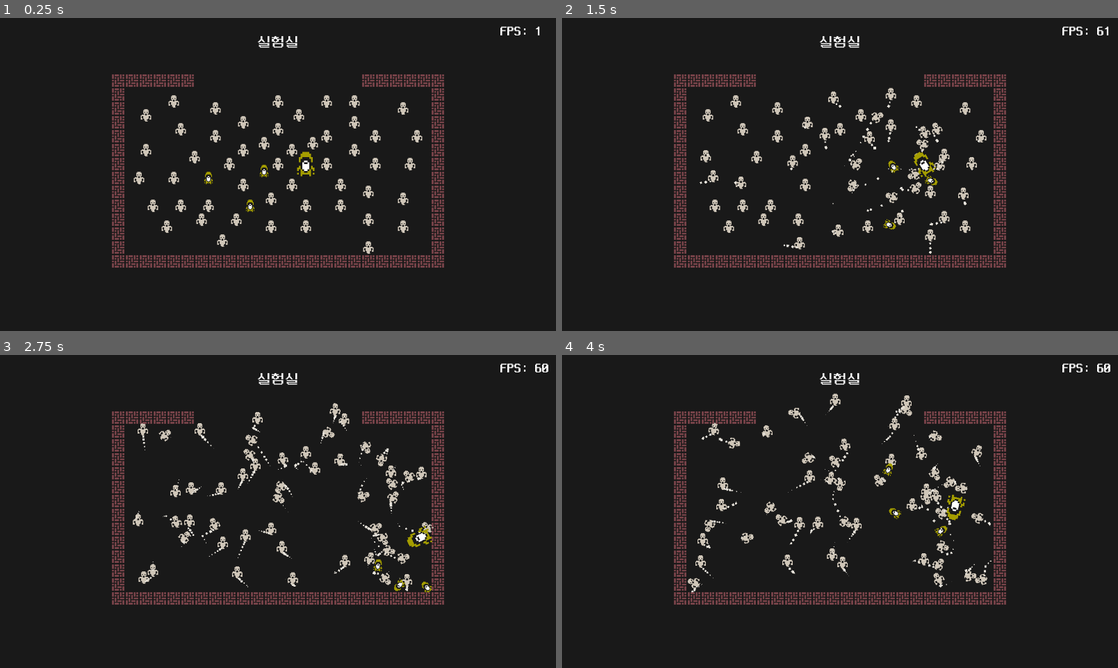
Above: before the commit, frames 1-4 (two rows, left to right).
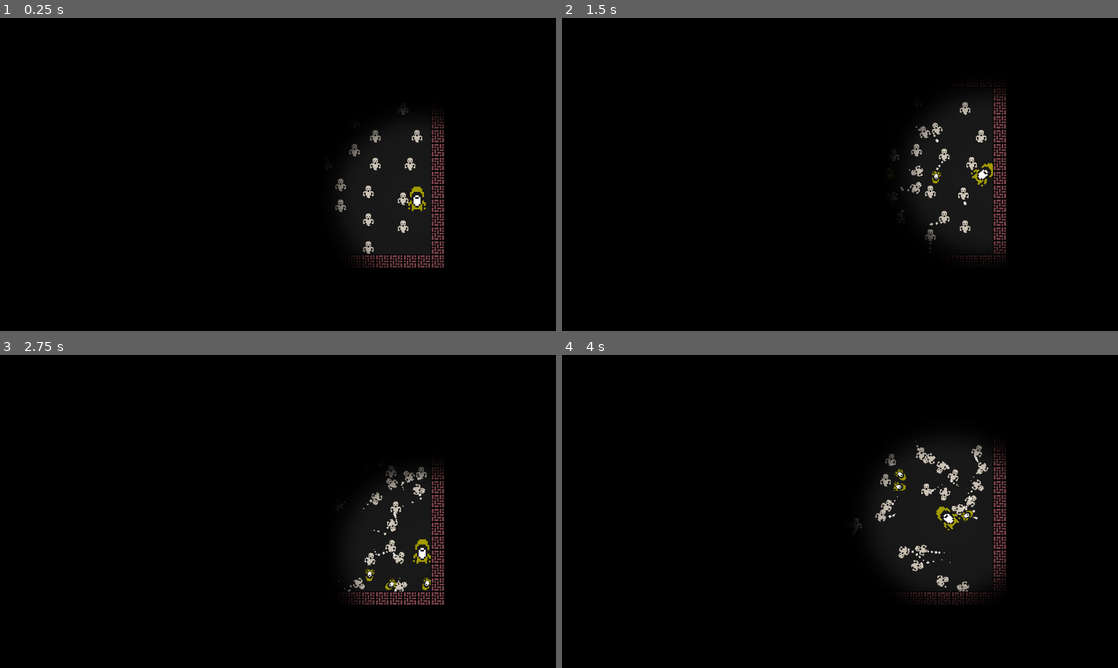
Above: after the commit, the same moments.

Repository: rhdehgks/Defense
Game: Godot game, scene res://game_screen/game.tscn
The game is run twice, just before and just after one commit, with the same random seed, the same clock (stepped at 60 frames per second) and the same inputs.
Inputs (mouse positions are in pixels of both pictures, inside the frame that each line leads up to):
- Up to frame 1 (0.25 s): no input
- Up to frame 2 (1.5 s): tap Enter at 0.5 s; move the mouse to (962, 158) at 0.52 s; hold Right (ui_right) 0.53-1.28 s; click (962, 158) at 0.67 s; move the mouse to (728, 190) at 1.27 s; hold Down (ui_down) from 1.28 s (still down)
- Up to frame 3 (2.75 s): move the mouse to (333, 442) at 2.02 s; release Down (ui_down) at 2.03 s; hold Right (ui_right) from 2.03 s (still down)
- Up to frame 4 (4 s): move the mouse to (812, 574) at 2.77 s; release Right (ui_right) at 2.78 s; hold Up (ui_up) 2.78-3.53 s; click (812, 574) at 2.92 s; move the mouse to (1006, 558) at 3.52 s; hold Left (ui_left) from 3.53 s (still down)

The runs differ from the first frame. In frame 1, 91% of the frame differs, in the area x 0-100%, y 0-100%; in frame 2, 91%; in frame 3, 93%; in frame 4, 89%.

Commit message:
조명 및 그림자 추가

Diff:
--- a/game_screen/game.tscn
+++ b/game_screen/game.tscn
@@ -8,6 +8,7 @@
 [ext_resource type="Texture2D" uid="uid://qpsegmc5j3b8" path="res://assets/wall.png" id="3_aen42"]
 [ext_resource type="Script" path="res://game_screen/player.gd" id="5_buw34"]
 [ext_resource type="Texture2D" uid="uid://brcsu66vn2qxu" path="res://assets/grandfather.png" id="6_q64es"]
+[ext_resource type="Texture2D" uid="uid://dhuxch7ibr456" path="res://assets/light.png" id="8_kudqf"]
 
 [sub_resource type="PhysicsMaterial" id="PhysicsMaterial_hvon4"]
 bounce = 1.0
@@ -19,19 +20,28 @@
 rough = true
 
 [sub_resource type="CircleShape2D" id="CircleShape2D_ee871"]
+
+[sub_resource type="OccluderPolygon2D" id="OccluderPolygon2D_asje6"]
+polygon = PackedVector2Array(-16, -16, 16, -16, 16, 16, -16, 16)
 
 [sub_resource type="TileSetAtlasSource" id="TileSetAtlasSource_sxseq"]
 texture = ExtResource("3_aen42")
 texture_region_size = Vector2i(32, 32)
 0:0/0 = 0
+0:0/0/occlusion_layer_0/polygon = SubResource("OccluderPolygon2D_asje6")
 0:0/0/physics_layer_0/linear_velocity = Vector2(0, 0)
 0:0/0/physics_layer_0/angular_velocity = 0.0
 0:0/0/physics_layer_0/polygon_0/points = PackedVector2Array(-16, -16, 16, -16, 16, 16, -16, 16)
 
 [sub_resource type="TileSet" id="TileSet_xqrl7"]
 tile_size = Vector2i(32, 32)
+occlusion_layer_0/light_mask = 1
 physics_layer_0/collision_layer = 1
 sources/0 = SubResource("TileSetAtlasSource_sxseq")
+
+[sub_resource type="Environment" id="Environment_qrmiv"]
+glow_enabled = true
+glow_levels/2 = 1.62
 
 [node name="Game" type="Node2D"]
 
@@ -108,167 +118,171 @@
 horizontal_alignment = 1
 vertical_alignment = 1
 
-[node name="Man" parent="Screen/World" instance=ExtResource("1_xj3yq")]
+[node name="Mans" type="Node2D" parent="Screen/World"]
+
+[node name="Man" parent="Screen/World/Mans" instance=ExtResource("1_xj3yq")]
 position = Vector2(560, 304)
 
-[node name="Man2" parent="Screen/World" instance=ExtResource("1_xj3yq")]
+[node name="Man2" parent="Screen/World/Mans" instance=ExtResource("1_xj3yq")]
 position = Vector2(848, 528)
 
-[node name="Man3" parent="Screen/World" instance=ExtResource("1_xj3yq")]
+[node name="Man3" parent="Screen/World/Mans" instance=ExtResource("1_xj3yq")]
 position = Vector2(672, 384)
 
-[node name="Man4" parent="Screen/World" instance=ExtResource("1_xj3yq")]
+[node name="Man4" parent="Screen/World/Mans" instance=ExtResource("1_xj3yq")]
 position = Vector2(784, 384)
 
-[node name="Man5" parent="Screen/World" instance=ExtResource("1_xj3yq")]
+[node name="Man5" parent="Screen/World/Mans" instance=ExtResource("1_xj3yq")]
 position = Vector2(624, 480)
 
-[node name="Man6" parent="Screen/World" instance=ExtResource("1_xj3yq")]
+[node name="Man6" parent="Screen/World/Mans" instance=ExtResource("1_xj3yq")]
 position = Vector2(560, 240)
 
-[node name="Man7" parent="Screen/World" instance=ExtResource("1_xj3yq")]
+[node name="Man7" parent="Screen/World/Mans" instance=ExtResource("1_xj3yq")]
 position = Vector2(848, 464)
 
-[node name="Man8" parent="Screen/World" instance=ExtResource("1_xj3yq")]
+[node name="Man8" parent="Screen/World/Mans" instance=ExtResource("1_xj3yq")]
 position = Vector2(672, 304)
 
-[node name="Man9" parent="Screen/World" instance=ExtResource("1_xj3yq")]
+[node name="Man9" parent="Screen/World/Mans" instance=ExtResource("1_xj3yq")]
 position = Vector2(816, 304)
 
-[node name="Man10" parent="Screen/World" instance=ExtResource("1_xj3yq")]
+[node name="Man10" parent="Screen/World/Mans" instance=ExtResource("1_xj3yq")]
 position = Vector2(624, 416)
 
-[node name="Man11" parent="Screen/World" instance=ExtResource("1_xj3yq")]
+[node name="Man11" parent="Screen/World/Mans" instance=ExtResource("1_xj3yq")]
 position = Vector2(416, 256)
 
-[node name="Man12" parent="Screen/World" instance=ExtResource("1_xj3yq")]
+[node name="Man12" parent="Screen/World/Mans" instance=ExtResource("1_xj3yq")]
 position = Vector2(704, 480)
 
-[node name="Man13" parent="Screen/World" instance=ExtResource("1_xj3yq")]
+[node name="Man13" parent="Screen/World/Mans" instance=ExtResource("1_xj3yq")]
 position = Vector2(528, 336)
 
-[node name="Man14" parent="Screen/World" instance=ExtResource("1_xj3yq")]
+[node name="Man14" parent="Screen/World/Mans" instance=ExtResource("1_xj3yq")]
 position = Vector2(640, 336)
 
-[node name="Man15" parent="Screen/World" instance=ExtResource("1_xj3yq")]
+[node name="Man15" parent="Screen/World/Mans" instance=ExtResource("1_xj3yq")]
 position = Vector2(480, 432)
 
-[node name="Man16" parent="Screen/World" instance=ExtResource("1_xj3yq")]
+[node name="Man16" parent="Screen/World/Mans" instance=ExtResource("1_xj3yq")]
 position = Vector2(640, 256)
 
-[node name="Man17" parent="Screen/World" instance=ExtResource("1_xj3yq")]
+[node name="Man17" parent="Screen/World/Mans" instance=ExtResource("1_xj3yq")]
 position = Vector2(928, 480)
 
-[node name="Man18" parent="Screen/World" instance=ExtResource("1_xj3yq")]
+[node name="Man18" parent="Screen/World/Mans" instance=ExtResource("1_xj3yq")]
 position = Vector2(752, 336)
 
-[node name="Man19" parent="Screen/World" instance=ExtResource("1_xj3yq")]
+[node name="Man19" parent="Screen/World/Mans" instance=ExtResource("1_xj3yq")]
 position = Vector2(864, 336)
 
-[node name="Man20" parent="Screen/World" instance=ExtResource("1_xj3yq")]
+[node name="Man20" parent="Screen/World/Mans" instance=ExtResource("1_xj3yq")]
 position = Vector2(704, 432)
 
-[node name="Man21" parent="Screen/World" instance=ExtResource("1_xj3yq")]
+[node name="Man21" parent="Screen/World/Mans" instance=ExtResource("1_xj3yq")]
 position = Vector2(640, 192)
 
-[node name="Man22" parent="Screen/World" instance=ExtResource("1_xj3yq")]
+[node name="Man22" parent="Screen/World/Mans" instance=ExtResource("1_xj3yq")]
 position = Vector2(928, 416)
 
-[node name="Man23" parent="Screen/World" instance=ExtResource("1_xj3yq")]
+[node name="Man23" parent="Screen/World/Mans" instance=ExtResource("1_xj3yq")]
 position = Vector2(752, 272)
 
-[node name="Man24" parent="Screen/World" instance=ExtResource("1_xj3yq")]
+[node name="Man24" parent="Screen/World/Mans" instance=ExtResource("1_xj3yq")]
 position = Vector2(864, 272)
 
-[node name="Man25" parent="Screen/World" instance=ExtResource("1_xj3yq")]
+[node name="Man25" parent="Screen/World/Mans" instance=ExtResource("1_xj3yq")]
 position = Vector2(320, 368)
 
-[node name="Man26" parent="Screen/World" instance=ExtResource("1_xj3yq")]
+[node name="Man26" parent="Screen/World/Mans" instance=ExtResource("1_xj3yq")]
 position = Vector2(496, 208)
 
-[node name="Man27" parent="Screen/World" instance=ExtResource("1_xj3yq")]
+[node name="Man27" parent="Screen/World/Mans" instance=ExtResource("1_xj3yq")]
 position = Vector2(784, 432)
 
-[node name="Man28" parent="Screen/World" instance=ExtResource("1_xj3yq")]
+[node name="Man28" parent="Screen/World/Mans" instance=ExtResource("1_xj3yq")]
 position = Vector2(608, 288)
 
-[node name="Man29" parent="Screen/World" instance=ExtResource("1_xj3yq")]
+[node name="Man29" parent="Screen/World/Mans" instance=ExtResource("1_xj3yq")]
 position = Vector2(720, 288)
 
-[node name="Man30" parent="Screen/World" instance=ExtResource("1_xj3yq")]
+[node name="Man30" parent="Screen/World/Mans" instance=ExtResource("1_xj3yq")]
 position = Vector2(560, 384)
 
-[node name="Man31" parent="Screen/World" instance=ExtResource("1_xj3yq")]
+[node name="Man31" parent="Screen/World/Mans" instance=ExtResource("1_xj3yq")]
 position = Vector2(544, 464)
 
-[node name="Man32" parent="Screen/World" instance=ExtResource("1_xj3yq")]
+[node name="Man32" parent="Screen/World/Mans" instance=ExtResource("1_xj3yq")]
 position = Vector2(464, 464)
 
-[node name="Man33" parent="Screen/World" instance=ExtResource("1_xj3yq")]
+[node name="Man33" parent="Screen/World/Mans" instance=ExtResource("1_xj3yq")]
 position = Vector2(416, 432)
 
-[node name="Man34" parent="Screen/World" instance=ExtResource("1_xj3yq")]
+[node name="Man34" parent="Screen/World/Mans" instance=ExtResource("1_xj3yq")]
 position = Vector2(400, 368)
 
-[node name="Man35" parent="Screen/World" instance=ExtResource("1_xj3yq")]
+[node name="Man35" parent="Screen/World/Mans" instance=ExtResource("1_xj3yq")]
 position = Vector2(352, 432)
 
-[node name="Man36" parent="Screen/World" instance=ExtResource("1_xj3yq")]
+[node name="Man36" parent="Screen/World/Mans" instance=ExtResource("1_xj3yq")]
 position = Vector2(384, 480)
 
-[node name="Man37" parent="Screen/World" instance=ExtResource("1_xj3yq")]
+[node name="Man37" parent="Screen/World/Mans" instance=ExtResource("1_xj3yq")]
 position = Vector2(448, 320)
 
-[node name="Man38" parent="Screen/World" instance=ExtResource("1_xj3yq")]
+[node name="Man38" parent="Screen/World/Mans" instance=ExtResource("1_xj3yq")]
 position = Vector2(336, 304)
 
-[node name="Man39" parent="Screen/World" instance=ExtResource("1_xj3yq")]
+[node name="Man39" parent="Screen/World/Mans" instance=ExtResource("1_xj3yq")]
 position = Vector2(336, 224)
 
-[node name="Man40" parent="Screen/World" instance=ExtResource("1_xj3yq")]
+[node name="Man40" parent="Screen/World/Mans" instance=ExtResource("1_xj3yq")]
 position = Vector2(400, 192)
 
-[node name="Man41" parent="Screen/World" instance=ExtResource("1_xj3yq")]
+[node name="Man41" parent="Screen/World/Mans" instance=ExtResource("1_xj3yq")]
 position = Vector2(496, 272)
 
-[node name="Man42" parent="Screen/World" instance=ExtResource("1_xj3yq")]
+[node name="Man42" parent="Screen/World/Mans" instance=ExtResource("1_xj3yq")]
 position = Vector2(688, 224)
 
-[node name="Man43" parent="Screen/World" instance=ExtResource("1_xj3yq")]
+[node name="Man43" parent="Screen/World/Mans" instance=ExtResource("1_xj3yq")]
 position = Vector2(752, 192)
 
-[node name="Man44" parent="Screen/World" instance=ExtResource("1_xj3yq")]
+[node name="Man44" parent="Screen/World/Mans" instance=ExtResource("1_xj3yq")]
 position = Vector2(816, 192)
 
-[node name="Man45" parent="Screen/World" instance=ExtResource("1_xj3yq")]
+[node name="Man45" parent="Screen/World/Mans" instance=ExtResource("1_xj3yq")]
 position = Vector2(928, 208)
 
-[node name="Man46" parent="Screen/World" instance=ExtResource("1_xj3yq")]
+[node name="Man46" parent="Screen/World/Mans" instance=ExtResource("1_xj3yq")]
 position = Vector2(960, 272)
 
-[node name="Man47" parent="Screen/World" instance=ExtResource("1_xj3yq")]
+[node name="Man47" parent="Screen/World/Mans" instance=ExtResource("1_xj3yq")]
 position = Vector2(944, 336)
 
-[node name="Man48" parent="Screen/World" instance=ExtResource("1_xj3yq")]
+[node name="Man48" parent="Screen/World/Mans" instance=ExtResource("1_xj3yq")]
 position = Vector2(816, 240)
 
-[node name="Man49" parent="Screen/World" instance=ExtResource("1_xj3yq")]
+[node name="Man49" parent="Screen/World/Mans" instance=ExtResource("1_xj3yq")]
 position = Vector2(512, 512)
 
-[node name="Man50" parent="Screen/World" instance=ExtResource("1_xj3yq")]
+[node name="Man50" parent="Screen/World/Mans" instance=ExtResource("1_xj3yq")]
 position = Vector2(848, 400)
 
-[node name="Player" parent="Screen/World" instance=ExtResource("2_0nfae")]
+[node name="Players" type="Node2D" parent="Screen/World"]
+
+[node name="Player" parent="Screen/World/Players" instance=ExtResource("2_0nfae")]
 position = Vector2(480, 368)
 
-[node name="Player2" parent="Screen/World" instance=ExtResource("2_0nfae")]
+[node name="Player2" parent="Screen/World/Players" instance=ExtResource("2_0nfae")]
 position = Vector2(576, 432)
 
-[node name="Player3" parent="Screen/World" instance=ExtResource("2_0nfae")]
+[node name="Player3" parent="Screen/World/Players" instance=ExtResource("2_0nfae")]
 position = Vector2(608, 352)
 
-[node name="Player4" type="RigidBody2D" parent="Screen/World"]
-position = Vector2(704, 336)
+[node name="Player4" type="RigidBody2D" parent="Screen/World/Players"]
+position = Vector2(960, 416)
 mass = 2.0
 physics_material_override = SubResource("PhysicsMaterial_ej6p6")
 gravity_scale = 0.0
@@ -280,15 +294,33 @@
 linear_damp = 2.0
 script = ExtResource("5_buw34")
 
-[node name="Sprite2D" type="Sprite2D" parent="Screen/World/Player4"]
+[node name="Sprite2D" type="Sprite2D" parent="Screen/World/Players/Player4"]
 scale = Vector2(2, 2)
 texture = ExtResource("6_q64es")
 
-[node name="CollisionShape2D" type="CollisionShape2D" parent="Screen/World/Player4"]
+[node name="CollisionShape2D" type="CollisionShape2D" parent="Screen/World/Players/Player4"]
 scale = Vector2(2, 2)
 shape = SubResource("CircleShape2D_ee871")
 
+[node name="PointLight2D" type="PointLight2D" parent="Screen/World/Players/Player4"]
+shadow_enabled = true
+texture = ExtResource("8_kudqf")
+texture_scale = 2.0
+
+[node name="PointLight2D2" type="PointLight2D" parent="Screen/World/Players/Player4"]
+range_item_cull_mask = 2
+shadow_item_cull_mask = 0
+texture = ExtResource("8_kudqf")
+texture_scale = 2.0
+
 [node name="TileMap" type="TileMap" parent="Screen/World"]
+light_mask = 3
 tile_set = SubResource("TileSet_xqrl7")
 format = 2
 layer_0/tile_data = PackedInt32Array(262152, 0, 0, 327688, 0, 0, 393224, 0, 0, 458760, 0, 0, 524296, 0, 0, 589832, 0, 0 …(783 unchanged characters)…
+
+[node name="CanvasModulate" type="CanvasModulate" parent="."]
+color = Color(0, 0, 0, 1)
+
+[node name="WorldEnvironment" type="WorldEnvironment" parent="."]
+environment = SubResource("Environment_qrmiv")
Binary file added: assets/light.png
Not shown, added: assets/light.png.import
Binary file added: assets/shadow_wall.png
Not shown, added: assets/shadow_wall.png.import
Not shown: 1 places in game_screen/game.tscn that only renumber resources
Not shown, changed: export/apk/Defense.apk
Not shown, changed: export/apk/Defense.apk.idsig
